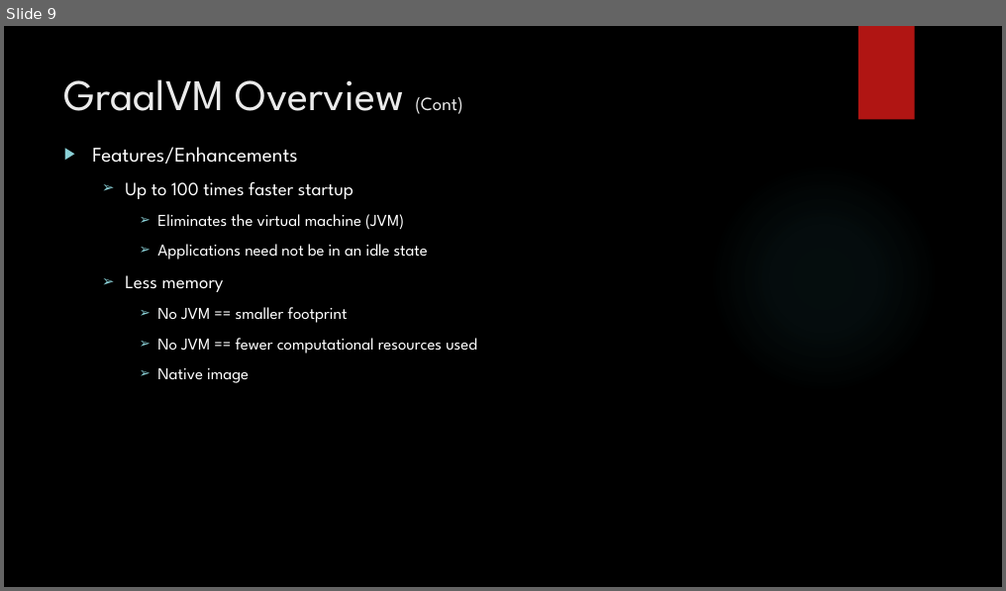
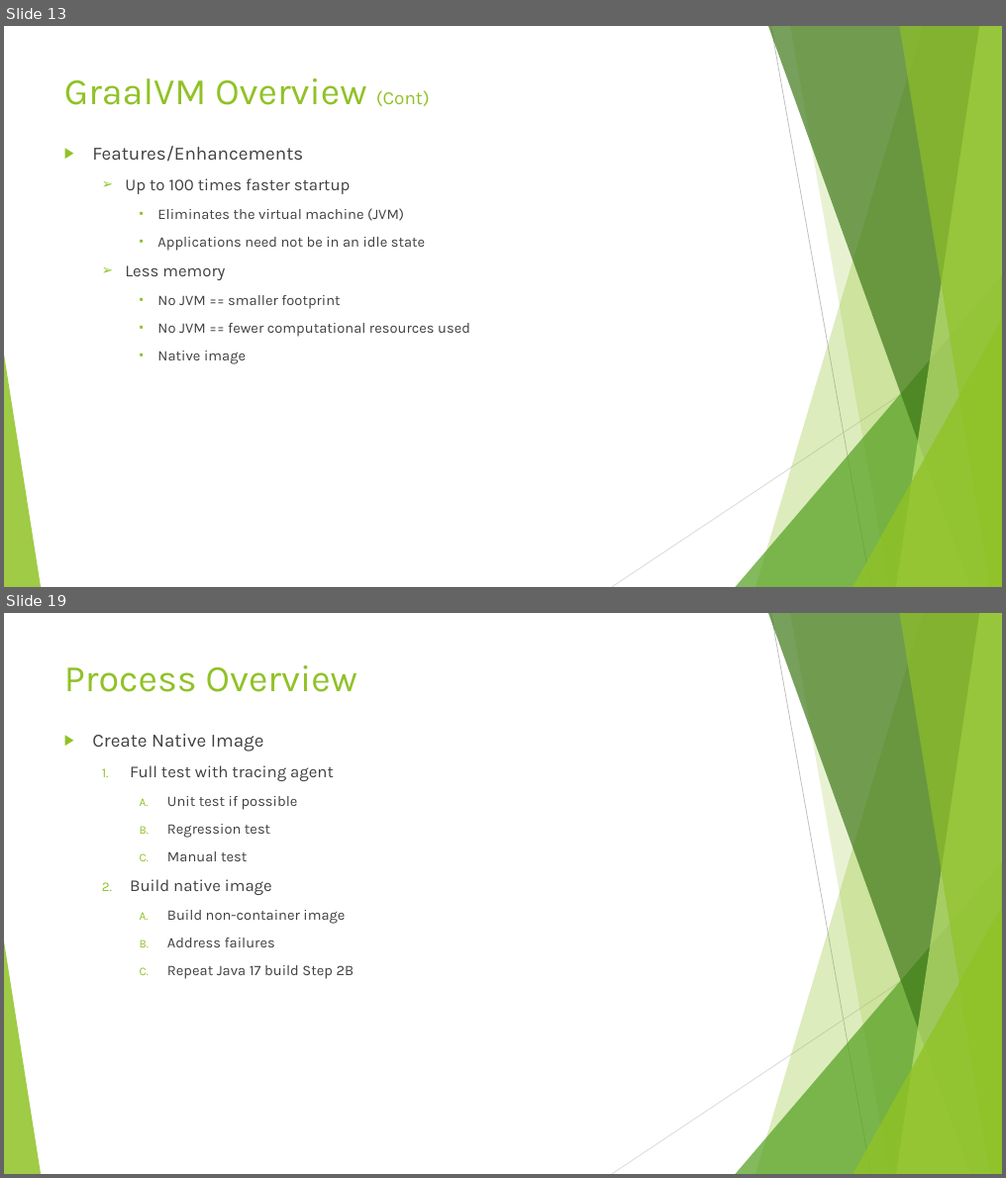
Before and after one commit to Rohan427/Qpid4Graal, a slide deck: doc/reference/GraalVm _Upgrade.pptx. Shown one above the other, each under a label of ours: slide 9 before the commit, slides 13 and 19 after it; the slides between them are not shown. The pictures are 1006x591 and 1006x1178 pixels, drawn with LibreOffice and Linux fonts; fonts in the diff are those of the drawing; background and template pictures are left out. Boxes give left, top, right and bottom in pixels: in the first picture for what was removed or moved away, otherwise in the second. Text is boxed around its words. In the diff, an @@ line names an element or a change of style, - is before the commit and + after.

Commit message:
GraalVM Upgrade PPT v2

```diff
--- a/doc/reference/GraalVm _Upgrade.pptx
+++ b/doc/reference/GraalVm _Upgrade.pptx
@@ slide 19 added at box(4, 613, 1002, 1174), background #FFFFFF; not listed: 10 template elements that a slide beside it also shows @@
@@ title added at box(64, 665, 357, 692), 36 pt, text #90C226 @@
+Process Overview
@@ text added at box(92, 734, 354, 979), 14 pt, text #404040 @@
+▶ Create Native Image
+  1. Full test with tracing agent
+    A. Unit test if possible
+    B. Regression test
+    C. Manual test
+  2. Build native image
+    A. Build non-container image
+    B. Address failures
+    C. Repeat Java 17 build Step 2B
@@ what was slide 9 is now slide 13 @@
@@ slide 13 changed as well @@
@@ background picture (left out) to #FFFFFF @@
@@ rectangle removed at box(858, 26, 915, 120) @@
@@ title "GraalVM Overview (Cont)" at box(64, 78, 430, 106): size 42 to 36 pt in "GraalVM Overview"; font League Spartan to Karla, text colour #EBEBEB to #90C226 @@
@@ text "Features/Enhancements" at box(92, 146, 470, 365): size 20 to 18 pt in "Features/Enhancements"; font League Spartan to Karla, text colour #FFFFFF to #404040; size 18 to 16 pt in "Up to 100 times faster startup", "Less memory"; size 16 to 14 pt in "Eliminates the virtual machine (JVM)", "Applications need not be in an idle ...", "No JVM == smaller footprint", "No JVM == fewer computational resources used" and 1 more places; bullet colour #8AD0D6 to #90C226; bullet ➢ to ▪ @@
@@ ellipse removed at box(709, 163, 939, 393) @@
@@ group added at box(4, 26, 1002, 587): 5 freeform shapes, 3 triangles, 2 lines @@
```
Also in this commit, not shown: 9 other slides changed, 12 other slides added.
